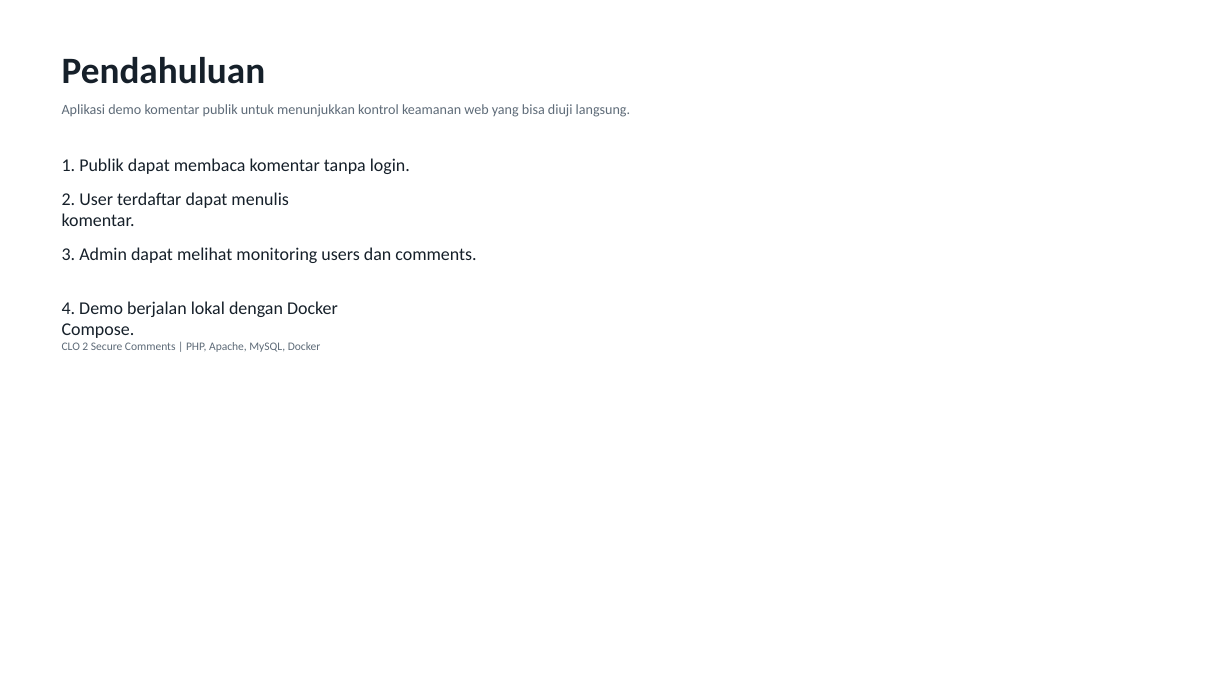
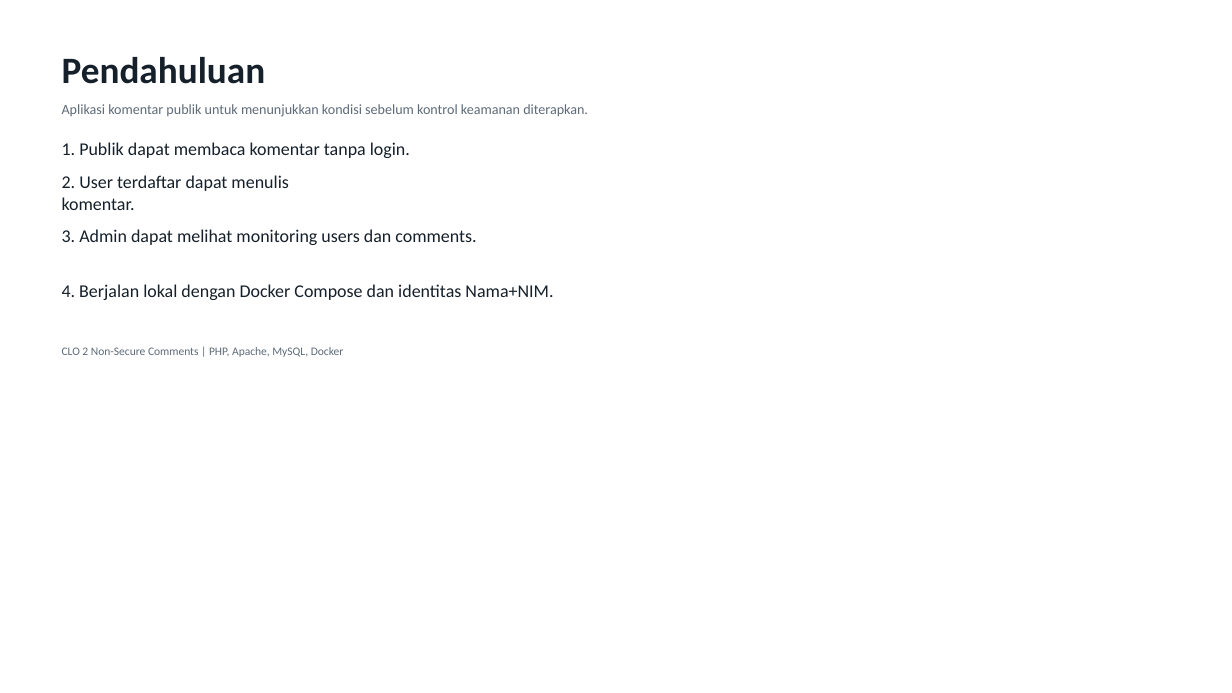
Before and after one commit to ArdeezYy/mawang_clo2, a slide deck: slide 2 of presentation/output/CLO2_Secure_Comments.pptx. Drawn at 1232x693 pixels with LibreOffice and Linux fonts; fonts in the diff are those of the drawing. Boxes give left, top, right and bottom in pixels: in the first picture for what was removed or moved away, otherwise in the second. Text is boxed around its words. In the diff, an @@ line names an element or a change of style, - is before the commit and + after.

Commit message:
Make vulnerable scenario fully non-secure

```diff
--- a/presentation/output/CLO2_Secure_Comments.pptx
+++ b/presentation/output/CLO2_Secure_Comments.pptx
@@ text at (x1=62, y1=104, x2=588, y2=117): text changed @@
-Aplikasi demo komentar publik untuk menunjukkan kontrol keamanan web yang bisa diuji langsung.
+Aplikasi komentar publik untuk menunjukkan kondisi sebelum kontrol keamanan diterapkan.
@@ text "1. Publik dapat membaca komentar ..." moved from (x1=62, y1=158, x2=410, y2=174) to (x1=62, y1=142, x2=410, y2=158) @@
@@ text "2. User terdaftar dapat menulis ..." moved from (x1=62, y1=192, x2=288, y2=226) to (x1=62, y1=175, x2=288, y2=210) @@
@@ text "3. Admin dapat melihat monitoring ..." moved from (x1=62, y1=247, x2=476, y2=263) to (x1=62, y1=229, x2=476, y2=245) @@
@@ text at (x1=62, y1=284, x2=553, y2=300): text changed @@
-4. Demo berjalan lokal dengan Docker Compose.
+4. Berjalan lokal dengan Docker Compose dan identitas Nama+NIM.
@@ text at (x1=62, y1=347, x2=344, y2=357): text changed @@
-CLO 2 Secure Comments | PHP, Apache, MySQL, Docker
+CLO 2 Non-Secure Comments | PHP, Apache, MySQL, Docker
```
Also in this commit, not shown: 3 other slides changed, 3 slides added, 3 slides removed, 13 other files.
